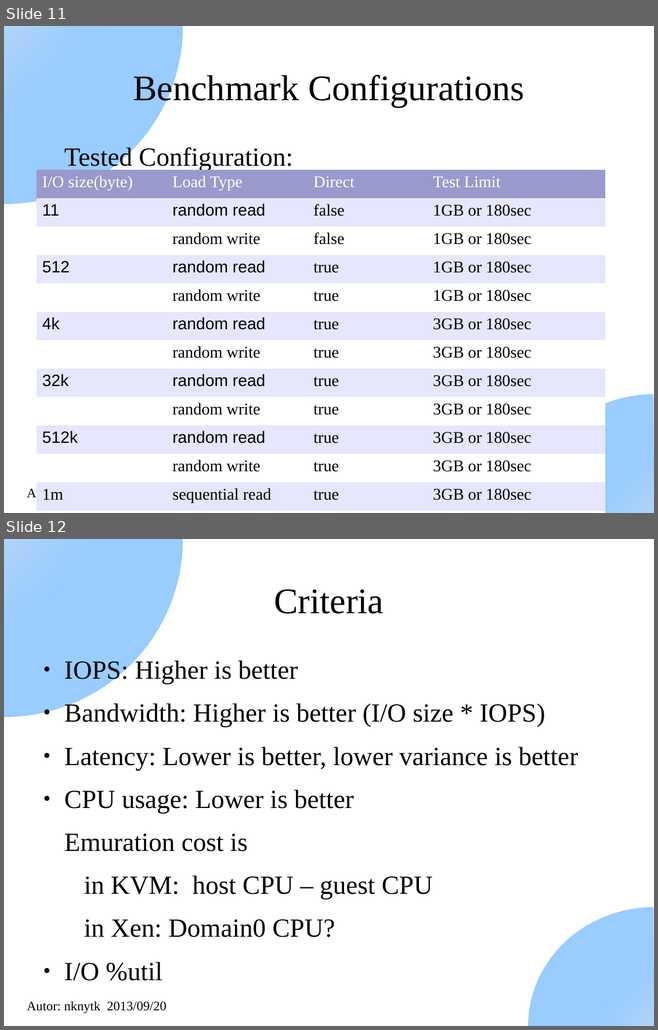
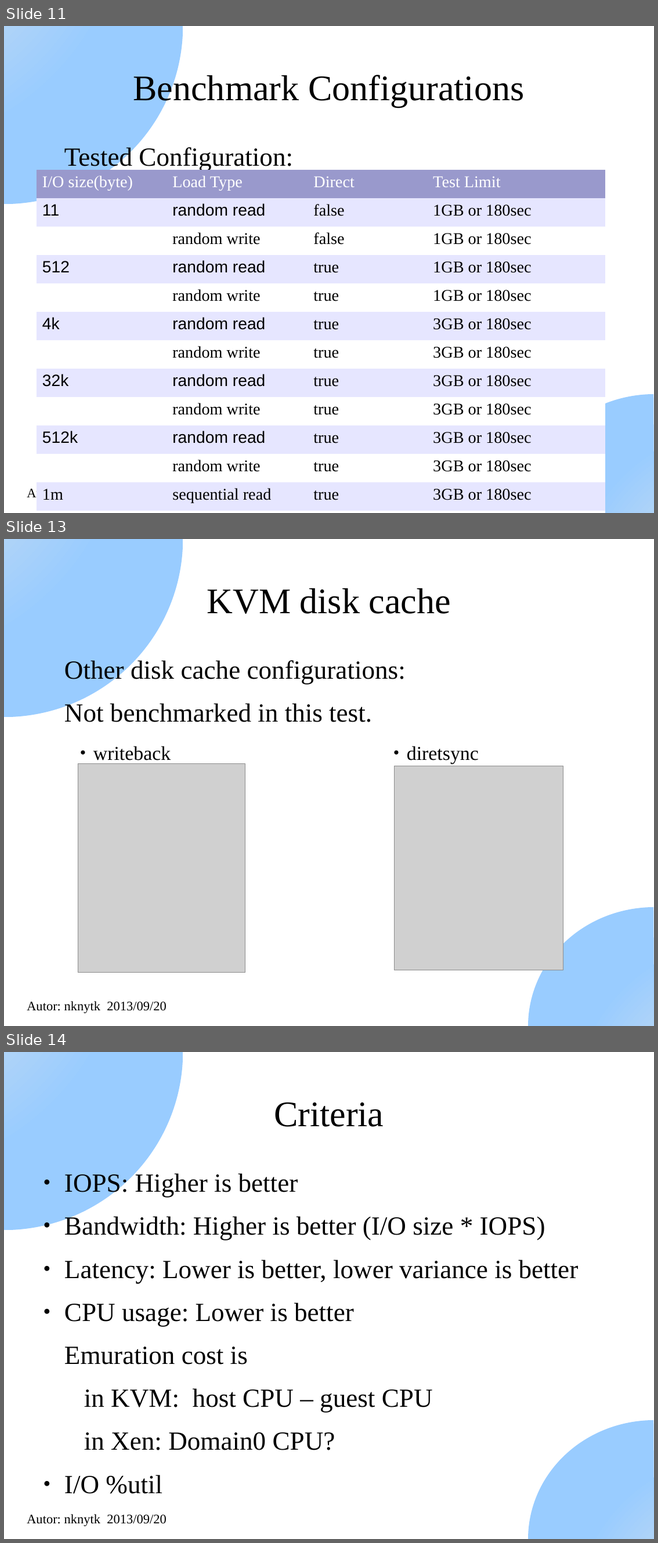
Before and after one commit to nknytk/disk-performance-xen-kvm, a slide deck: DiskPerformanceXenAndKvm.odp. Shown one above the other, each under a label of ours: slides 11 and 12 before the commit, slides 11, 13 and 14 after it; the slides between them are not shown. The pictures are 658x1030 and 658x1543 pixels, drawn with LibreOffice and Linux fonts; fonts in the diff are those of the drawing; grey boxes stand for pictures. Boxes give left, top, right and bottom in pixels: in the first picture for what was removed or moved away, otherwise in the second. Text is boxed around its words. In the diff, an @@ line names an element or a change of style, - is before the commit and + after.

Commit message:
Add explanation on KVM disk cache policy

```diff
--- a/DiskPerformanceXenAndKvm.odp
+++ b/DiskPerformanceXenAndKvm.odp
@@ slide 13 added at (4,539,654,1026), background #FFFFFF; not listed: 3 template elements that a slide beside it also shows @@
@@ title added at (206,588,451,614), 44 pt, text #000000 @@
+KVM disk cache
@@ text added at (64,658,405,722), 32 pt, text #000000 @@
+Other disk cache configurations:
+Not benchmarked in this test.
@@ text added at (74,746,170,766), 24 pt, text #000000 @@
+・writeback
@@ text added at (387,746,478,765), 24 pt, text #000000 @@
+・diretsync
@@ picture added at (78,764,245,973) @@
@@ picture added at (394,766,564,971) @@
@@ what was slide 12 is now slide 14 @@
```
Also in this commit, not shown: 8 slides changed, 2 other slides added, 1 slide removed.
